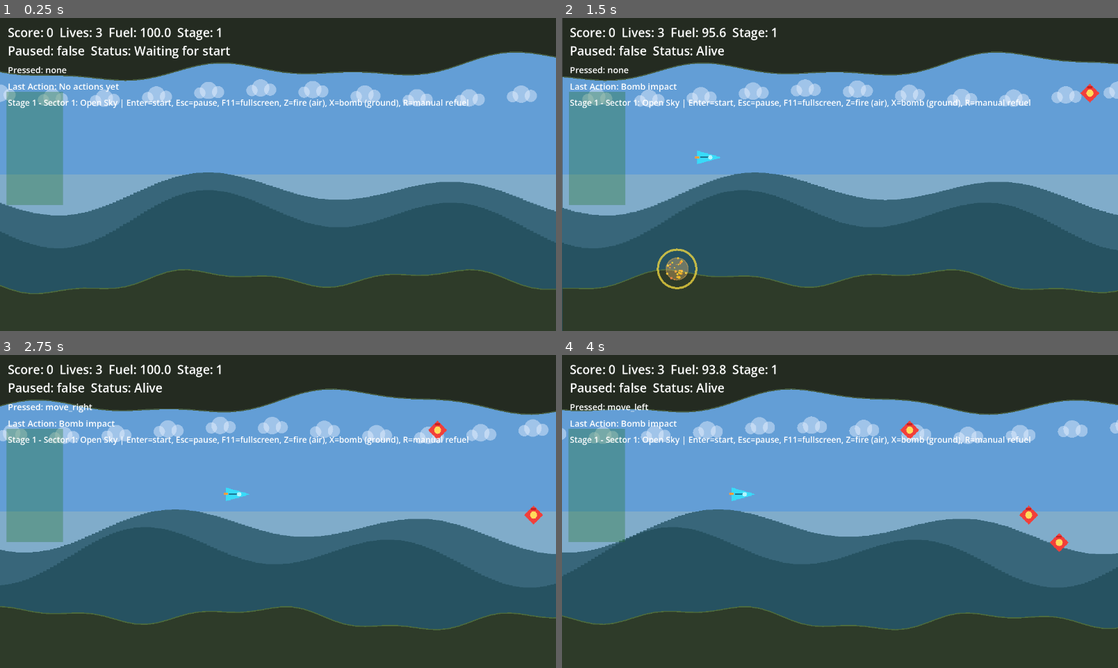
Above: before the commit, frames 1-4 (two rows, left to right).
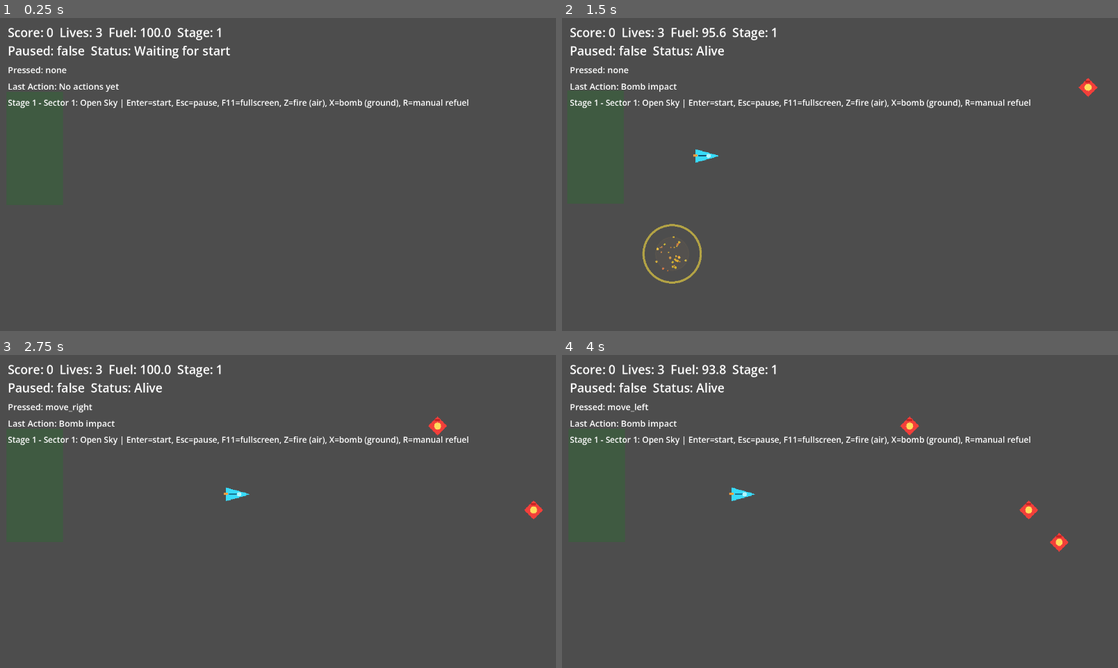
Above: after the commit, the same moments.

Repository: cbremer/starkiller-space-game
Game: Godot game, scene res://scenes/Main.tscn
Two runs of this game, one before a commit and one after it. Both use one fixed random seed, a clock stepped at 60 frames per second and the inputs below.
Inputs (mouse positions are in pixels of both pictures, inside the frame that each line leads up to):
- Up to frame 1 (0.25 s): no input
- Up to frame 2 (1.5 s): tap Enter (start) at 0.5 s; move the mouse to (962, 158) at 0.52 s; hold Right (move_right) 0.53-1.25 s; tap X (bomb) at 0.6 s; click (962, 158) at 0.67 s; tap Space at 0.77 s; drag from (728, 190) to (812, 237) at 1.27 s
- Up to frame 3 (2.75 s): move the mouse to (333, 442) at 2.02 s; hold Right (move_right) from 2.03 s (still down); hold R (refuel) from 2.03 s (still down)
- Up to frame 4 (4 s): release Right (move_right) at 2.75 s; release R (refuel) at 2.75 s; drag from (812, 574) to (673, 464) at 2.77 s; move the mouse to (1006, 558) at 3.52 s; hold Left (move_left) from 3.53 s (still down); tap 1 at 3.6 s; tap Space at 3.77 s

The runs differ from the first frame. In frame 1, 98% of the frame differs, in the area x 0-100%, y 0-100%; in frame 2, 99%; in frame 3, 98%; in frame 4, 98%.
Error after the commit: Parse Error: Cannot infer the type of "palette" variable because the value doesn't have a set type. (res://scripts/parallax_background.gd:70)

Commit message:
Drive Session 9 terrain visuals from stage data

Diff:
--- a/assets/data/stage_segments.tres
+++ b/assets/data/stage_segments.tres
@@ -5,39 +5,96 @@
 [resource]
 script = ExtResource("1_qxj4r")
 segments = [{
-"air_speed_max": 185.0,
-"air_speed_min": 120.0,
+"segment_name": "Sector 1: Open Sky",
+"length_px": 2400.0,
 "enemy_spawn_interval": 1.15,
 "enemy_spawn_variance": 0.2,
+"ground_target_chance": 0.3,
+"air_speed_min": 120.0,
+"air_speed_max": 185.0,
+"ground_speed_min": 90.0,
+"ground_speed_max": 125.0,
+"fuel_tank_interval": 7.0,
 "fuel_tank_amount": 24.0,
-"fuel_tank_interval": 7.0,
-"ground_speed_max": 125.0,
-"ground_speed_min": 90.0,
-"ground_target_chance": 0.3,
-"length_px": 2400.0,
-"segment_name": "Sector 1: Open Sky"
+"terrain_profile": {
+"base": 0.84,
+"amp": 18.0,
+"fill": Color(0.18, 0.23, 0.16, 1.0),
+"line": Color(0.30, 0.42, 0.24, 1.0)
+},
+"ceiling_profile": {
+"base": 0.16,
+"amp": 18.0,
+"fill": Color(0.14, 0.17, 0.13, 1.0),
+"line": Color(0.27, 0.35, 0.24, 1.0)
+},
+"sky_palette": {
+"sky": Color(0.39, 0.62, 0.84, 1.0),
+"haze": Color(0.53, 0.69, 0.78, 0.8),
+"cloud": Color(0.92, 0.95, 1.0, 0.45),
+"far_hill": Color(0.22, 0.40, 0.48, 1.0),
+"mid_hill": Color(0.15, 0.32, 0.38, 1.0)
+}
 }, {
-"air_speed_max": 205.0,
-"air_speed_min": 135.0,
+"segment_name": "Sector 2: Canyon",
+"length_px": 2600.0,
 "enemy_spawn_interval": 0.95,
 "enemy_spawn_variance": 0.22,
+"ground_target_chance": 0.45,
+"air_speed_min": 135.0,
+"air_speed_max": 205.0,
+"ground_speed_min": 100.0,
+"ground_speed_max": 140.0,
+"fuel_tank_interval": 5.5,
 "fuel_tank_amount": 22.0,
-"fuel_tank_interval": 5.5,
-"ground_speed_max": 140.0,
-"ground_speed_min": 100.0,
-"ground_target_chance": 0.45,
-"length_px": 2600.0,
-"segment_name": "Sector 2: Canyon"
+"terrain_profile": {
+"base": 0.82,
+"amp": 30.0,
+"fill": Color(0.25, 0.20, 0.14, 1.0),
+"line": Color(0.45, 0.36, 0.23, 1.0)
+},
+"ceiling_profile": {
+"base": 0.17,
+"amp": 26.0,
+"fill": Color(0.21, 0.17, 0.12, 1.0),
+"line": Color(0.39, 0.31, 0.20, 1.0)
+},
+"sky_palette": {
+"sky": Color(0.47, 0.56, 0.70, 1.0),
+"haze": Color(0.60, 0.58, 0.50, 0.75),
+"cloud": Color(0.88, 0.84, 0.77, 0.38),
+"far_hill": Color(0.36, 0.33, 0.28, 1.0),
+"mid_hill": Color(0.29, 0.24, 0.18, 1.0)
+}
 }, {
-"air_speed_max": 220.0,
-"air_speed_min": 150.0,
+"segment_name": "Sector 3: Fortress Run",
+"length_px": 3000.0,
 "enemy_spawn_interval": 0.82,
 "enemy_spawn_variance": 0.18,
+"ground_target_chance": 0.55,
+"air_speed_min": 150.0,
+"air_speed_max": 220.0,
+"ground_speed_min": 110.0,
+"ground_speed_max": 150.0,
+"fuel_tank_interval": 4.8,
 "fuel_tank_amount": 20.0,
-"fuel_tank_interval": 4.8,
-"ground_speed_max": 150.0,
-"ground_speed_min": 110.0,
-"ground_target_chance": 0.55,
-"length_px": 3000.0,
-"segment_name": "Sector 3: Fortress Run"
+"terrain_profile": {
+"base": 0.80,
+"amp": 38.0,
+"fill": Color(0.20, 0.16, 0.22, 1.0),
+"line": Color(0.36, 0.28, 0.44, 1.0)
+},
+"ceiling_profile": {
+"base": 0.18,
+"amp": 34.0,
+"fill": Color(0.17, 0.13, 0.21, 1.0),
+"line": Color(0.31, 0.24, 0.40, 1.0)
+},
+"sky_palette": {
+"sky": Color(0.30, 0.35, 0.50, 1.0),
+"haze": Color(0.41, 0.38, 0.45, 0.72),
+"cloud": Color(0.74, 0.72, 0.88, 0.34),
+"far_hill": Color(0.22, 0.19, 0.30, 1.0),
+"mid_hill": Color(0.16, 0.13, 0.22, 1.0)
+}
 }]
--- a/scripts/ceiling_band.gd
+++ b/scripts/ceiling_band.gd
@@ -2,6 +2,7 @@
 
 var _scroll_distance := 0.0
 var _segment_index := 0
+var _override_profile: Dictionary = {}
 
 func set_scroll_distance(distance: float) -> void:
 	_scroll_distance = distance
@@ -9,6 +10,10 @@
 
 func set_segment_index(index: int) -> void:
 	_segment_index = max(index, 0)
+	queue_redraw()
+
+func set_profile_override(profile: Dictionary) -> void:
+	_override_profile = profile.duplicate(true)
 	queue_redraw()
 
 func ceiling_height_at_screen_x(screen_x: float) -> float:
@@ -66,4 +71,7 @@
 			"line": Color(0.31, 0.24, 0.40)
 		}
 	]
-	return profiles[min(index, profiles.size() - 1)]
+	var profile := profiles[min(index, profiles.size() - 1)].duplicate(true)
+	for key in _override_profile.keys():
+		profile[key] = _override_profile[key]
+	return profile
--- a/scripts/main.gd
+++ b/scripts/main.gd
@@ -584,6 +584,14 @@
 	if stage_segments.is_empty():
 		stage_segments = STAGE_SEGMENT_SETTINGS_SCRIPT.default_segments()
 
+func _apply_segment_visuals(segment: Dictionary) -> void:
+	if background_layer != null:
+		background_layer.call("set_palette_override", segment.get("sky_palette", {}))
+	if ceiling_layer != null:
+		ceiling_layer.call("set_profile_override", segment.get("ceiling_profile", {}))
+	if terrain_layer != null:
+		terrain_layer.call("set_profile_override", segment.get("terrain_profile", {}))
+
 func _reset_run_progression() -> void:
 	current_segment_index = 0
 	run_distance = 0.0
@@ -594,6 +602,7 @@
 	game_state.set_stage(1)
 	last_action_text = "Entered %s" % String(segment["segment_name"])
 	action_label.text = "Last Action: %s" % last_action_text
+	_apply_segment_visuals(segment)
 
 func _current_segment():
 	if stage_segments.is_empty():
@@ -616,6 +625,7 @@
 	game_state.set_stage(current_segment_index + 1)
 	last_action_text = "Entered %s" % String(segment["segment_name"])
 	action_label.text = "Last Action: %s" % last_action_text
+	_apply_segment_visuals(segment)
 
 func _on_respawned() -> void:
 	player.position = Vector2(120, 320)
--- a/scripts/parallax_background.gd
+++ b/scripts/parallax_background.gd
@@ -2,6 +2,7 @@
 
 var _scroll_distance := 0.0
 var _segment_index := 0
+var _palette_override: Dictionary = {}
 
 func set_scroll_distance(distance: float) -> void:
 	_scroll_distance = distance
@@ -9,6 +10,10 @@
 
 func set_segment_index(index: int) -> void:
 	_segment_index = max(index, 0)
+	queue_redraw()
+
+func set_palette_override(palette: Dictionary) -> void:
+	_palette_override = palette.duplicate(true)
 	queue_redraw()
 
 func _draw() -> void:
@@ -62,4 +67,7 @@
 			"mid_hill": Color(0.16, 0.13, 0.22)
 		}
 	]
-	return palettes[min(index, palettes.size() - 1)]
+	var palette := palettes[min(index, palettes.size() - 1)].duplicate(true)
+	for key in _palette_override.keys():
+		palette[key] = _palette_override[key]
+	return palette
--- a/scripts/stage_segment_settings.gd
+++ b/scripts/stage_segment_settings.gd
@@ -1,6 +1,25 @@
 extends Resource
 class_name StageSegmentSettings
 
+const DEFAULT_TERRAIN_PROFILE := {
+	"base": 0.84,
+	"amp": 18.0,
+	"fill": Color(0.18, 0.23, 0.16),
+	"line": Color(0.30, 0.42, 0.24)
+}
+const DEFAULT_CEILING_PROFILE := {
+	"base": 0.16,
+	"amp": 18.0,
+	"fill": Color(0.14, 0.17, 0.13),
+	"line": Color(0.27, 0.35, 0.24)
+}
+const DEFAULT_SKY_PALETTE := {
+	"sky": Color(0.39, 0.62, 0.84),
+	"haze": Color(0.53, 0.69, 0.78, 0.8),
+	"cloud": Color(0.92, 0.95, 1.0, 0.45),
+	"far_hill": Color(0.22, 0.40, 0.48),
+	"mid_hill": Color(0.15, 0.32, 0.38)
+}
 const DEFAULT_SEGMENTS: Array[Dictionary] = [
 	{
 		"segment_name": "Sector 1: Open Sky",
@@ -13,7 +32,10 @@
 		"ground_speed_min": 90.0,
 		"ground_speed_max": 125.0,
 		"fuel_tank_interval": 7.0,
-		"fuel_tank_amount": 24.0
+		"fuel_tank_amount": 24.0,
+		"terrain_profile": DEFAULT_TERRAIN_PROFILE,
+		"ceiling_profile": DEFAULT_CEILING_PROFILE,
+		"sky_palette": DEFAULT_SKY_PALETTE
 	},
 	{
 		"segment_name": "Sector 2: Canyon",
@@ -26,7 +48,26 @@
 		"ground_speed_min": 100.0,
 		"ground_speed_max": 140.0,
 		"fuel_tank_interval": 5.5,
-		"fuel_tank_amount": 22.0
+		"fuel_tank_amount": 22.0,
+		"terrain_profile": {
+			"base": 0.82,
+			"amp": 30.0,
+			"fill": Color(0.25, 0.20, 0.14),
+			"line": Color(0.45, 0.36, 0.23)
+		},
+		"ceiling_profile": {
+			"base": 0.17,
+			"amp": 26.0,
+			"fill": Color(0.21, 0.17, 0.12),
+			"line": Color(0.39, 0.31, 0.20)
+		},
+		"sky_palette": {
+			"sky": Color(0.47, 0.56, 0.70),
+			"haze": Color(0.60, 0.58, 0.50, 0.75),
+			"cloud": Color(0.88, 0.84, 0.77, 0.38),
+			"far_hill": Color(0.36, 0.33, 0.28),
+			"mid_hill": Color(0.29, 0.24, 0.18)
+		}
 	},
 	{
 		"segment_name": "Sector 3: Fortress Run",
@@ -39,7 +80,26 @@
 		"ground_speed_min": 110.0,
 		"ground_speed_max": 150.0,
 		"fuel_tank_interval": 4.8,
-		"fuel_tank_amount": 20.0
+		"fuel_tank_amount": 20.0,
+		"terrain_profile": {
+			"base": 0.80,
+			"amp": 38.0,
+			"fill": Color(0.20, 0.16, 0.22),
+			"line": Color(0.36, 0.28, 0.44)
+		},
+		"ceiling_profile": {
+			"base": 0.18,
+			"amp": 34.0,
+			"fill": Color(0.17, 0.13, 0.21),
+			"line": Color(0.31, 0.24, 0.40)
+		},
+		"sky_palette": {
+			"sky": Color(0.30, 0.35, 0.50),
+			"haze": Color(0.41, 0.38, 0.45, 0.72),
+			"cloud": Color(0.74, 0.72, 0.88, 0.34),
+			"far_hill": Color(0.22, 0.19, 0.30),
+			"mid_hill": Color(0.16, 0.13, 0.22)
+		}
 	}
 ]
 
@@ -78,8 +138,27 @@
 		"ground_speed_min": maxf(_to_float_or(raw_segment.get("ground_speed_min"), 90.0), 10.0),
 		"ground_speed_max": maxf(_to_float_or(raw_segment.get("ground_speed_max"), 130.0), 10.0),
 		"fuel_tank_interval": maxf(_to_float_or(raw_segment.get("fuel_tank_interval"), 6.0), 0.0),
-		"fuel_tank_amount": maxf(_to_float_or(raw_segment.get("fuel_tank_amount"), 20.0), 0.0)
+		"fuel_tank_amount": maxf(_to_float_or(raw_segment.get("fuel_tank_amount"), 20.0), 0.0),
+		"terrain_profile": _normalize_profile(raw_segment.get("terrain_profile", {}), DEFAULT_TERRAIN_PROFILE),
+		"ceiling_profile": _normalize_profile(raw_segment.get("ceiling_profile", {}), DEFAULT_CEILING_PROFILE),
+		"sky_palette": _normalize_palette(raw_segment.get("sky_palette", {}), DEFAULT_SKY_PALETTE)
 	}
+
+func _normalize_profile(raw_profile: Dictionary, fallback: Dictionary) -> Dictionary:
+	var normalized := fallback.duplicate(true)
+	if typeof(raw_profile) != TYPE_DICTIONARY:
+		return normalized
+	for key in raw_profile.keys():
+		normalized[key] = raw_profile[key]
+	return normalized
+
+func _normalize_palette(raw_palette: Dictionary, fallback: Dictionary) -> Dictionary:
+	var normalized := fallback.duplicate(true)
+	if typeof(raw_palette) != TYPE_DICTIONARY:
+		return normalized
+	for key in raw_palette.keys():
+		normalized[key] = raw_palette[key]
+	return normalized
 
 func _to_float_or(value: Variant, fallback: float) -> float:
 	var value_type := typeof(value)
--- a/scripts/terrain_band.gd
+++ b/scripts/terrain_band.gd
@@ -2,6 +2,7 @@
 
 var _scroll_distance := 0.0
 var _segment_index := 0
+var _override_profile: Dictionary = {}
 
 func set_scroll_distance(distance: float) -> void:
 	_scroll_distance = distance
@@ -9,6 +10,10 @@
 
 func set_segment_index(index: int) -> void:
 	_segment_index = max(index, 0)
+	queue_redraw()
+
+func set_profile_override(profile: Dictionary) -> void:
+	_override_profile = profile.duplicate(true)
 	queue_redraw()
 
 func ground_height_at_screen_x(screen_x: float) -> float:
@@ -66,4 +71,7 @@
 			"line": Color(0.36, 0.28, 0.44)
 		}
 	]
-	return profiles[min(index, profiles.size() - 1)]
+	var profile := profiles[min(index, profiles.size() - 1)].duplicate(true)
+	for key in _override_profile.keys():
+		profile[key] = _override_profile[key]
+	return profile
